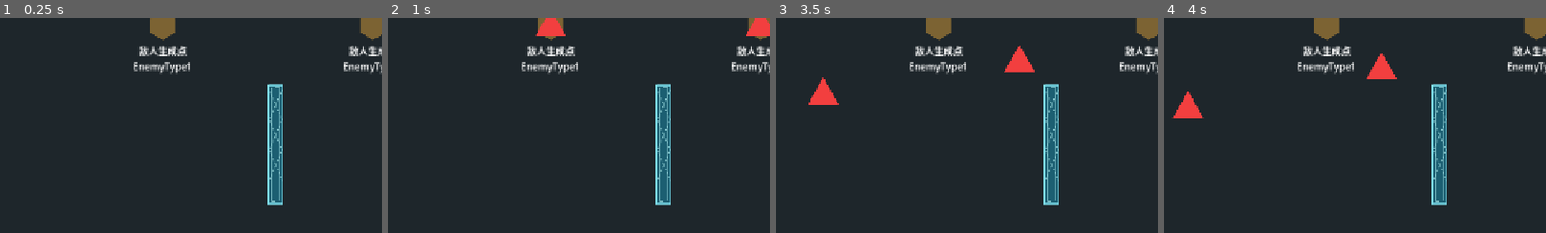
Above: before the commit, frames 1-4 (left to right).
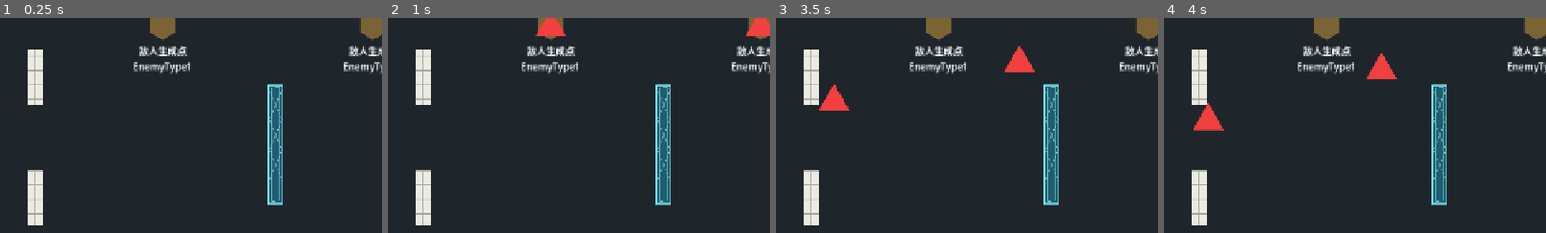
Above: after the commit, the same moments.

Repository: Jiufoduck/2026CGJ
Game: Godot game, scene res://scenes/main/MainScene.tscn
Same seed, same stepped clock (60 frames per second), same inputs: the game is played once before the commit and once after it.
Inputs (mouse positions are % of the whole screen's width and height, from its top left):
- Up to frame 1 (0.25 s): no input
- Up to frame 2 (1 s): tap Enter (ui_accept) at 0.5, 0.77 s; move the mouse to (72, 45) at 0.52 s; hold Right (ui_right) from 0.53 s (still down); tap Q at 0.6 s; click (72, 45) at 0.67 s
- Up to frame 3 (3.5 s): release Right (ui_right) at 1.25 s; drag from (30, 55) to (27, 26) at 1.27 s; move the mouse to (60, 28) at 2.02 s; hold Right (ui_right) 2.03-2.75 s; tap K at 2.1 s; drag from (45, 70) to (45, 30) at 2.77 s
- Up to frame 4 (4 s): move the mouse to (80, 65) at 3.52 s; hold Left (ui_left) from 3.53 s (still down); tap Q at 3.6 s; tap Enter (ui_accept) at 3.77 s
The pictures show only the part of the screen within x 8-58%, y 7-57%; the shares and areas given below are measured in that part.

The runs differ from the first frame. In frame 1, 2.1% of the frame differs, in the area x 7-12%, y 14-97%; in frame 2, 2.1%; in frame 3, 2.7%; in frame 4, 3.1%, in the area x 2-16%, y 14-97%.

Commit message:
Update MainScene.tscn

Diff:
--- a/scenes/main/MainScene.tscn
+++ b/scenes/main/MainScene.tscn
@@ -459,6 +459,14 @@
 position = Vector2(1849.0001, 11)
 scale = Vector2(0.19376716, 1.9492921)
 
+[node name="RectangleObstacle24" parent="Obstacles" unique_id=1848800512 instance=ExtResource("6_obstacle_scene")]
+position = Vector2(158, -96.00001)
+scale = Vector2(0.16822106, 0.99079865)
+
+[node name="RectangleObstacle57" parent="Obstacles" unique_id=754722124 instance=ExtResource("6_obstacle_scene")]
+position = Vector2(158, 105.99998)
+scale = Vector2(0.16822106, 0.99079865)
+
 [node name="RectangleObstacle7" parent="Obstacles" unique_id=740624849 instance=ExtResource("6_obstacle_scene")]
 position = Vector2(2123, -59.000004)
 scale = Vector2(1.032782, 0.3517023)
